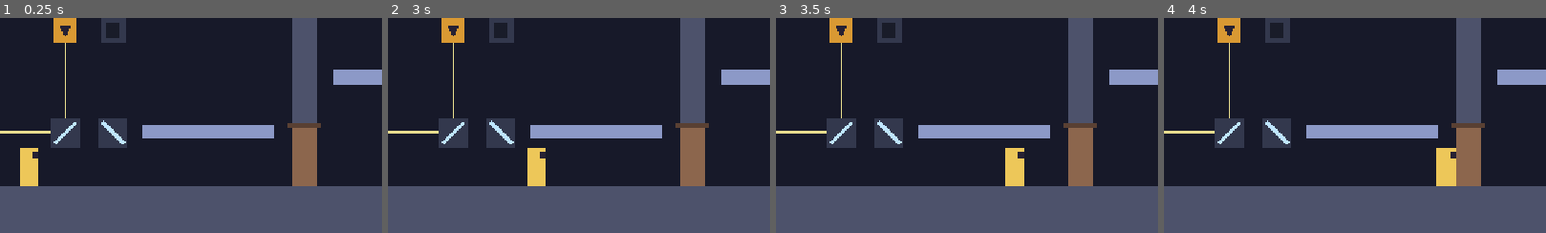
Above: before the commit, frames 1-4 (left to right).
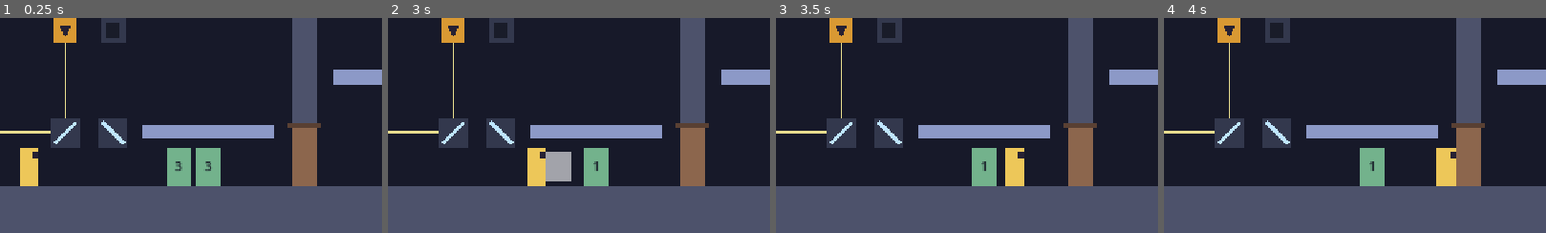
Above: after the commit, the same moments.

Repository: PedroBrassi/ascensao-ao-olimpo
Game: Godot game, scene res://cenas/fases/teste/area_teste.tscn
Two runs of this game, one before a commit and one after it. Both use one fixed random seed, a clock stepped at 60 frames per second and the inputs below. This scene is started directly instead of the project's main scene.
Inputs:
- Up to frame 1 (0.25 s): no input
- Up to frame 2 (3 s): tap Enter at 0.5 s; hold D (mover_direita) 0.53-2.03 s; tap J (atacar) at 0.6, 1.35, 2.3, 2.85 s; tap Space (pular) at 0.77, 1.52 s; hold A (mover_esquerda) 2.03-2.78 s; tap E (interagir) at 2.1 s; hold D (mover_direita) from 2.78 s (still down)
- Up to frame 3 (3.5 s): keep holding D (mover_direita); tap Space (pular) at 3.02 s
- Up to frame 4 (4 s): keep holding D (mover_direita); tap J (atacar) at 3.6 s; tap Space (pular) at 3.77 s
The pictures show only the part of the screen within x 12-62%, y 50-100%; the shares and areas given below are measured in that part.

The runs differ from the first frame. In frame 1, 2.3% of the frame differs, in the area x 43-58%, y 60-79%; in frame 2, 2.1%; in frame 3, 1.2%; in frame 4, 1.2%.

Commit message:
Etapa 5: ataque corpo a corpo e alvo de treino

Diff:
--- /dev/null
+++ b/cenas/fases/teste/alvo_de_treino.tscn
@@ -0,0 +1,43 @@
+[gd_scene format=3 uid="uid://bvgdqv6tch2dp"]
+
+[ext_resource type="Script" uid="uid://dj8vpeeay7wob" path="res://scripts/fases/teste/alvo_de_treino.gd" id="1_cjl17"]
+[ext_resource type="Script" uid="uid://bglpivvu8frab" path="res://scripts/sistemas/hurtbox.gd" id="2_6nywc"]
+[ext_resource type="Script" uid="uid://dti7cud0ewnyg" path="res://scripts/sistemas/vida.gd" id="3_rl5gw"]
+
+[sub_resource type="RectangleShape2D" id="RectangleShape2D_ovh28"]
+size = Vector2(40, 64)
+
+[node name="AlvoDeTreino" type="Node2D" unique_id=206197315]
+script = ExtResource("1_cjl17")
+
+[node name="Visual" type="ColorRect" parent="." unique_id=1595837851]
+offset_left = -20.0
+offset_top = -64.0
+offset_right = 20.0
+mouse_filter = 2
+color = Color(0.45, 0.7, 0.55, 1)
+
+[node name="Contador" type="Label" parent="." unique_id=1162912026]
+offset_left = -20.0
+offset_top = -64.0
+offset_right = 20.0
+theme_override_colors/font_color = Color(0.1, 0.12, 0.16, 1)
+theme_override_font_sizes/font_size = 22
+text = "3"
+horizontal_alignment = 1
+vertical_alignment = 1
+
+[node name="Hurtbox" type="Area2D" parent="." unique_id=1415055897]
+collision_layer = 4
+collision_mask = 0
+monitoring = false
+script = ExtResource("2_6nywc")
+
+[node name="Colisao" type="CollisionShape2D" parent="Hurtbox" unique_id=261093521]
+position = Vector2(0, -32)
+shape = SubResource("RectangleShape2D_ovh28")
+
+[node name="Vida" type="Node" parent="." unique_id=1023055934 node_paths=PackedStringArray("hurtbox")]
+script = ExtResource("3_rl5gw")
+tempo_de_invencibilidade = 0.0
+hurtbox = NodePath("../Hurtbox")
--- a/cenas/fases/teste/area_teste.tscn
+++ b/cenas/fases/teste/area_teste.tscn
@@ -9,6 +9,7 @@
 [ext_resource type="Script" uid="uid://dqstreepw4ry4" path="res://scripts/objetos/zona_de_queda.gd" id="4_y4u2d"]
 [ext_resource type="PackedScene" uid="uid://bj7na3ehi027a" path="res://cenas/objetos/checkpoint.tscn" id="5_cn5tp"]
 [ext_resource type="PackedScene" uid="uid://cq2f3fc8hh0tx" path="res://cenas/objetos/porta.tscn" id="5_sk5sx"]
+[ext_resource type="PackedScene" uid="uid://bvgdqv6tch2dp" path="res://cenas/fases/teste/alvo_de_treino.tscn" id="6_6uoyd"]
 [ext_resource type="PackedScene" uid="uid://drr1bwuq40ng6" path="res://cenas/ui/hud.tscn" id="6_cn5tp"]
 [ext_resource type="PackedScene" uid="uid://bursfnq7bb2ou" path="res://cenas/objetos/portal.tscn" id="7_5utae"]
 
@@ -158,6 +159,12 @@
 position = Vector2(660, 640)
 acionadores = [NodePath("../ReceptorDeLuz")]
 
+[node name="AlvoDeTreino" parent="." unique_id=206197315 instance=ExtResource("6_6uoyd")]
+position = Vector2(450, 640)
+
+[node name="AlvoDeTreino2" parent="." unique_id=1441758776 instance=ExtResource("6_6uoyd")]
+position = Vector2(500, 640)
+
 [node name="Jogador" parent="." unique_id=1220948030 instance=ExtResource("1_ejfvi")]
 position = Vector2(200, 640)
 
--- a/cenas/jogador/jogador.tscn
+++ b/cenas/jogador/jogador.tscn
@@ -4,12 +4,17 @@
 [ext_resource type="Script" uid="uid://bglpivvu8frab" path="res://scripts/sistemas/hurtbox.gd" id="2_gaiqy"]
 [ext_resource type="Script" uid="uid://dti7cud0ewnyg" path="res://scripts/sistemas/vida.gd" id="3_nkbb3"]
 [ext_resource type="Script" uid="uid://djfcowt2kcgc" path="res://scripts/jogador/interacao_do_jogador.gd" id="4_nkbb3"]
+[ext_resource type="Script" uid="uid://dqv2v621wqggm" path="res://scripts/jogador/ataque_do_jogador.gd" id="5_xtf2f"]
+[ext_resource type="Script" uid="uid://dcr05ahctq7m8" path="res://scripts/sistemas/hitbox.gd" id="6_fn8mc"]
 
 [sub_resource type="RectangleShape2D" id="RectangleShape2D_ismvl"]
 size = Vector2(32, 64)
 
 [sub_resource type="RectangleShape2D" id="RectangleShape2D_f84yp"]
 size = Vector2(28, 60)
+
+[sub_resource type="RectangleShape2D" id="RectangleShape2D_ms2un"]
+size = Vector2(44, 48)
 
 [node name="Jogador" type="CharacterBody2D" unique_id=1220948030 groups=["jogador"]]
 collision_layer = 2
@@ -58,3 +63,26 @@
 [node name="Interacao" type="Node2D" parent="." unique_id=1834619175]
 position = Vector2(0, -32)
 script = ExtResource("4_nkbb3")
+
+[node name="Ataque" type="Node2D" parent="." unique_id=696535282]
+script = ExtResource("5_xtf2f")
+
+[node name="Hitbox" type="Area2D" parent="Ataque" unique_id=188366663]
+position = Vector2(38, -32)
+collision_layer = 0
+collision_mask = 4
+script = ExtResource("6_fn8mc")
+ativa = false
+golpe_unico = true
+
+[node name="Colisao" type="CollisionShape2D" parent="Ataque/Hitbox" unique_id=1695417755]
+shape = SubResource("RectangleShape2D_ms2un")
+
+[node name="Efeito" type="ColorRect" parent="Ataque/Hitbox" unique_id=1206484166]
+visible = false
+offset_left = -22.0
+offset_top = -24.0
+offset_right = 22.0
+offset_bottom = 24.0
+mouse_filter = 2
+color = Color(1, 1, 1, 0.6)
--- /dev/null
+++ b/scripts/fases/teste/alvo_de_treino.gd
@@ -0,0 +1,47 @@
+class_name AlvoDeTreino
+extends Node2D
+## SÓ PARA TESTE. Alvo parado, para conferir o ataque do personagem. Não é
+## o inimigo-base: não se move, não ataca e não bloqueia a passagem.
+##
+## Tem Hurtbox e Vida, como um inimigo teria. O número em cima mostra a
+## vida que resta. Ao ser atingido, o alvo dá um clarão; ao perder toda a
+## vida, some, e volta inteiro depois de um tempo.
+
+## Tempo, em segundos, até o alvo voltar depois de derrotado. 0 = não volta.
+@export var tempo_para_voltar := 2.0
+
+@onready var _vida: Vida = $Vida
+@onready var _hurtbox: Hurtbox = $Hurtbox
+@onready var _visual: CanvasItem = $Visual
+@onready var _contador: Label = $Contador
+
+
+func _ready() -> void:
+	_vida.sofreu_dano.connect(_ao_sofrer_dano)
+	_vida.morreu.connect(_ao_ser_derrotado)
+	_mostrar_vida()
+
+
+func _ao_sofrer_dano(_quantidade: int) -> void:
+	_mostrar_vida()
+	# Clarão rápido: fica branco e volta à cor normal.
+	_visual.modulate = Color(3, 3, 3)
+	create_tween().tween_property(_visual, "modulate", Color.WHITE, 0.15)
+
+
+func _ao_ser_derrotado() -> void:
+	hide()
+	_hurtbox.set_deferred("monitorable", false)  # sumido, não pode ser atingido
+	if tempo_para_voltar <= 0.0:
+		return
+	await get_tree().create_timer(tempo_para_voltar, false).timeout
+	if not is_inside_tree():
+		return
+	_vida.restaurar()
+	_hurtbox.set_deferred("monitorable", true)
+	_mostrar_vida()
+	show()
+
+
+func _mostrar_vida() -> void:
+	_contador.text = str(_vida.vida_atual)
--- /dev/null
+++ b/scripts/jogador/ataque_do_jogador.gd
@@ -0,0 +1,93 @@
+class_name AtaqueDoJogador
+extends Node2D
+## Parte do personagem que cuida do ataque: um golpe corpo a corpo, curto,
+## para o lado em que ele está olhando.
+##
+## O golpe usa uma Hitbox no modo de golpe único: enquanto dura, acerta cada
+## inimigo ao alcance uma vez. O lado do golpe é decidido quando ele começa
+## e não muda se o personagem virar no meio.
+##
+## Com o jogo pausado (pausa, derrota ou escurecimento da tela) este nó não
+## roda, então não há ataque nesses momentos.
+##
+## PROVISÓRIO: o golpe aparece como um retângulo claro na frente do
+## personagem. A animação e o som entram depois, pelos sinais.
+
+## Emitido quando um golpe começa. Vem com o lado: 1 direita, -1 esquerda.
+signal atacou(lado: int)
+## Emitido quando o golpe termina.
+signal terminou
+
+## Quanto de vida cada golpe tira.
+@export var dano := 1
+## Tempo em que a região do golpe fica ativa, em segundos.
+@export var duracao := 0.15
+## Tempo mínimo entre o começo de um golpe e o começo do seguinte.
+@export var intervalo := 0.35
+## Distância do meio do personagem ao meio da região do golpe, em pixels.
+@export var distancia := 38.0
+## Desligue para o personagem deixar de atacar por um tempo.
+@export var habilitado := true
+
+## Verdadeiro do começo ao fim do golpe.
+var atacando := false
+## Lado do golpe atual ou do último: 1 direita, -1 esquerda.
+var lado := 1
+
+## Folga para comparar tempos somados quadro a quadro.
+const FOLGA := 0.001
+
+var _tempo_restante := 0.0
+var _espera := 0.0
+var _ativar_no_proximo_quadro := false
+
+@onready var _hitbox: Hitbox = $Hitbox
+@onready var _efeito: CanvasItem = $Hitbox/Efeito
+
+
+func _ready() -> void:
+	_hitbox.dano = dano
+	_hitbox.golpe_unico = true
+	_encerrar()
+
+
+func _physics_process(delta: float) -> void:
+	_espera = maxf(_espera - delta, 0.0)
+	if _ativar_no_proximo_quadro:
+		# A região mudou de lugar no quadro passado. Só agora a física sabe
+		# quem está encostado nela, então só agora ela pode causar dano.
+		_ativar_no_proximo_quadro = false
+		_hitbox.ativa = true  # ligar começa um golpe novo: a lista de atingidos zera
+	elif atacando:
+		_tempo_restante -= delta
+		if _tempo_restante <= FOLGA:
+			_encerrar()
+			terminou.emit()
+	# just_pressed só vale no quadro em que o botão desce: segurar não repete.
+	if Input.is_action_just_pressed("atacar") and pode_atacar():
+		_comecar()
+
+
+## Diz se um golpe pode começar agora.
+func pode_atacar() -> bool:
+	return habilitado and not atacando and _espera <= FOLGA
+
+
+func _comecar() -> void:
+	var jogador := get_parent() as Jogador
+	lado = jogador.olhando_para if jogador != null else 1
+	_hitbox.position.x = distancia * lado
+	_hitbox.dano = dano
+	atacando = true
+	_tempo_restante = duracao
+	_espera = intervalo
+	_ativar_no_proximo_quadro = true
+	_efeito.visible = true
+	atacou.emit(lado)
+
+
+func _encerrar() -> void:
+	atacando = false
+	_ativar_no_proximo_quadro = false
+	_hitbox.ativa = false
+	_efeito.visible = false
--- a/scripts/sistemas/hitbox.gd
+++ b/scripts/sistemas/hitbox.gd
@@ -1,18 +1,41 @@
 class_name Hitbox
 extends Area2D
-## Região que causa dano. Enquanto estiver encostada em uma Hurtbox, golpeia
-## essa Hurtbox a cada quadro de física. Quem decide se o golpe conta é o
-## alvo: a Vida, por exemplo, ignora golpes durante a invencibilidade.
+## Região que causa dano. Enquanto estiver ativa e encostada em uma Hurtbox,
+## golpeia essa Hurtbox. Quem decide se o golpe conta é o alvo: a Vida, por
+## exemplo, ignora golpes durante a invencibilidade.
+##
+## Há dois modos:
+## - contínuo (padrão): golpeia a cada quadro de física. Serve para perigos
+##   que ficam parados, como espinhos; o intervalo entre os danos é a
+##   invencibilidade do alvo.
+## - golpe único: cada Hurtbox recebe um golpe só a cada vez que a hitbox é
+##   ativada. Serve para ataques: um golpe pode acertar vários alvos, mas
+##   cada alvo uma vez.
 
 ## Quanto de vida cada golpe tira.
 @export var dano := 1
-## Desligue para a hitbox parar de causar dano sem sair da cena.
-@export var ativa := true
+## Desligue para a hitbox parar de causar dano sem sair da cena. No modo de
+## golpe único, ligar de novo começa um golpe novo.
+@export var ativa := true:
+	set(valor):
+		if valor and not ativa:
+			_ja_atingidas.clear()
+		ativa = valor
+## Ligue para cada Hurtbox receber um golpe só por ativação.
+@export var golpe_unico := false
+
+var _ja_atingidas: Array[Hurtbox] = []
 
 
 func _physics_process(_delta: float) -> void:
 	if not ativa:
 		return
 	for area in get_overlapping_areas():
-		if area is Hurtbox:
-			area.receber_golpe(self)
+		var alvo := area as Hurtbox
+		if alvo == null:
+			continue
+		if golpe_unico:
+			if alvo in _ja_atingidas:
+				continue
+			_ja_atingidas.append(alvo)
+		alvo.receber_golpe(self)
Not shown, added: scripts/fases/teste/alvo_de_treino.gd.uid
Not shown, added: scripts/jogador/ataque_do_jogador.gd.uid
Not shown, changed: CHECK.md
Not shown, changed: DOCUMENTACAO.md
